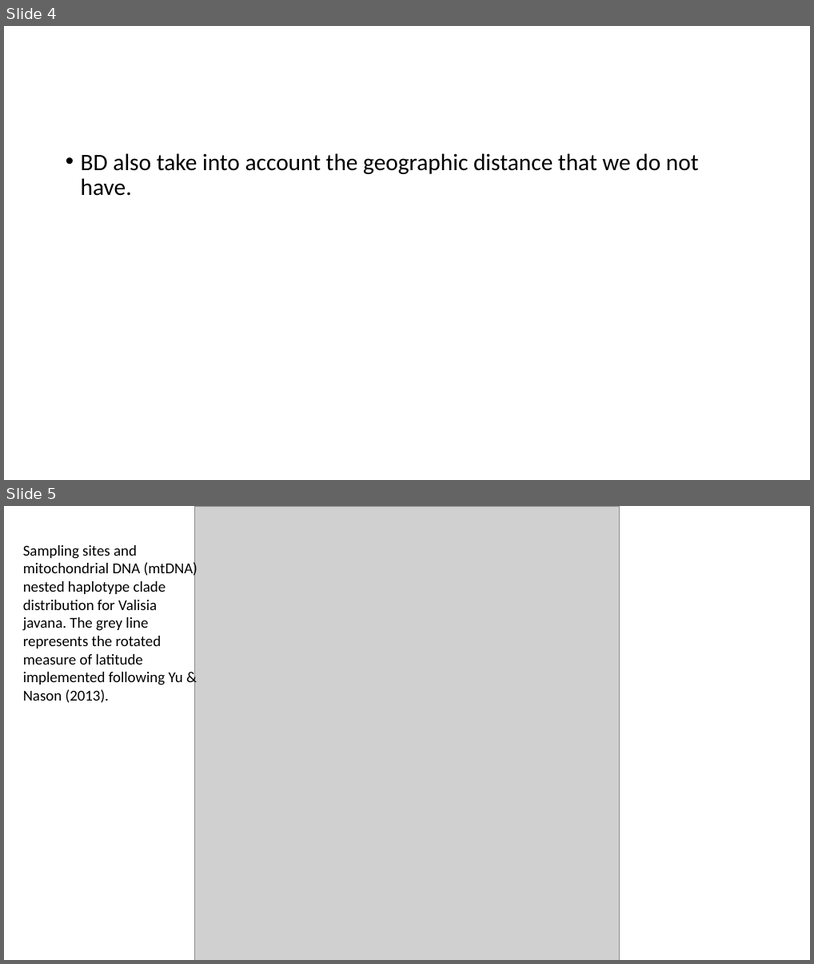
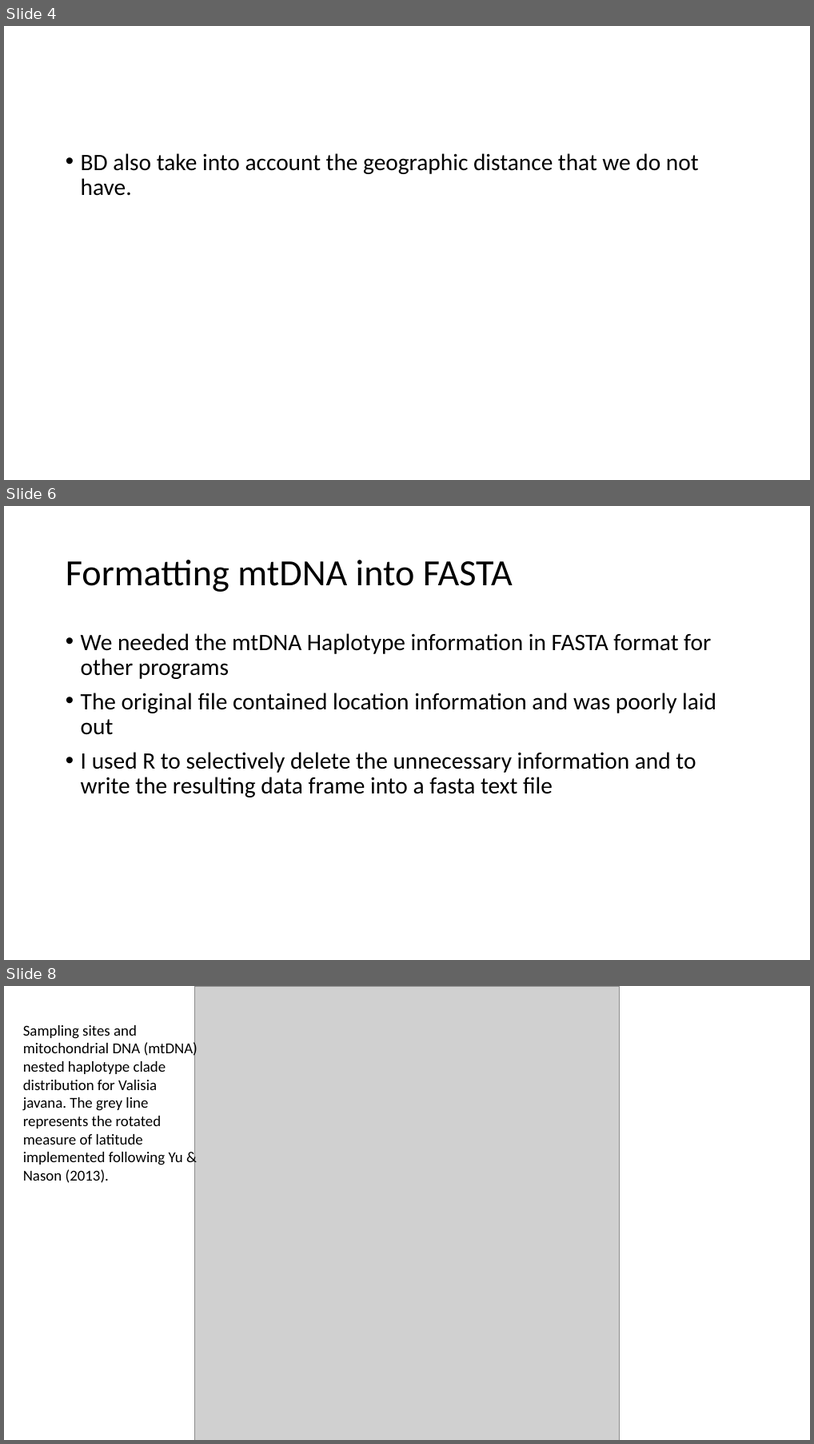
Before and after one commit to ashleyp1/BCB546X_Final_Project, a slide deck: PowerPoint Presentation for Final.pptx. Shown one above the other, each under a label of ours: slides 4 and 5 before the commit, slides 4, 6 and 8 after it; the slides between them are not shown. The pictures are 814x964 and 814x1444 pixels, drawn with LibreOffice and Linux fonts; fonts in the diff are those of the drawing; grey boxes stand for pictures. Boxes give left, top, right and bottom in pixels: in the first picture for what was removed or moved away, otherwise in the second. Text is boxed around its words. In the diff, an @@ line names an element or a change of style, - is before the commit and + after.

```diff
--- a/PowerPoint Presentation for Final.pptx
+++ b/PowerPoint Presentation for Final.pptx
@@ slide 6 added at [4,506,810,960], background #FFFFFF @@
@@ title added at [66,560,513,592], 44 pt, text #000000 @@
+Formatting mtDNA into FASTA
@@ text added at [81,633,717,797], 28 pt, text #000000 @@
+• We needed the mtDNA Haplotype information in FASTA format for other programs
+• The original file contained location information and was poorly laid out
+• I used R to selectively delete the unnecessary information and to write the resulting data frame into a fasta text file
@@ what was slide 5 is now slide 8 @@
```
Also in this commit, not shown: 2 slides changed, 3 other slides added, 7 slides removed.
